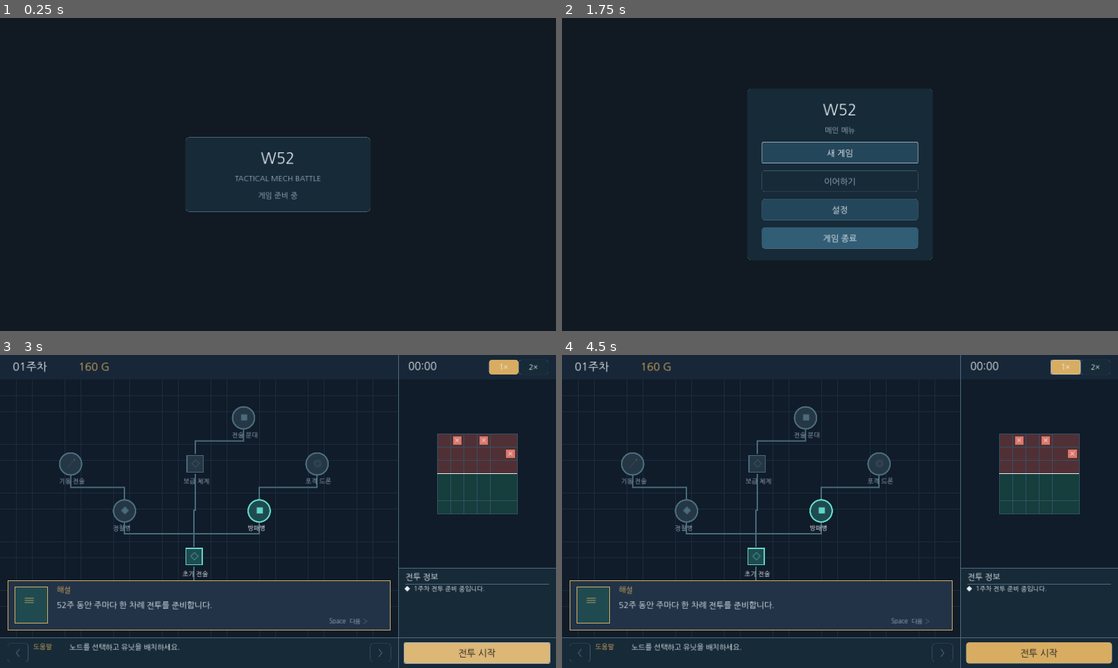
Above: before the commit, frames 1-4 (two rows, left to right).
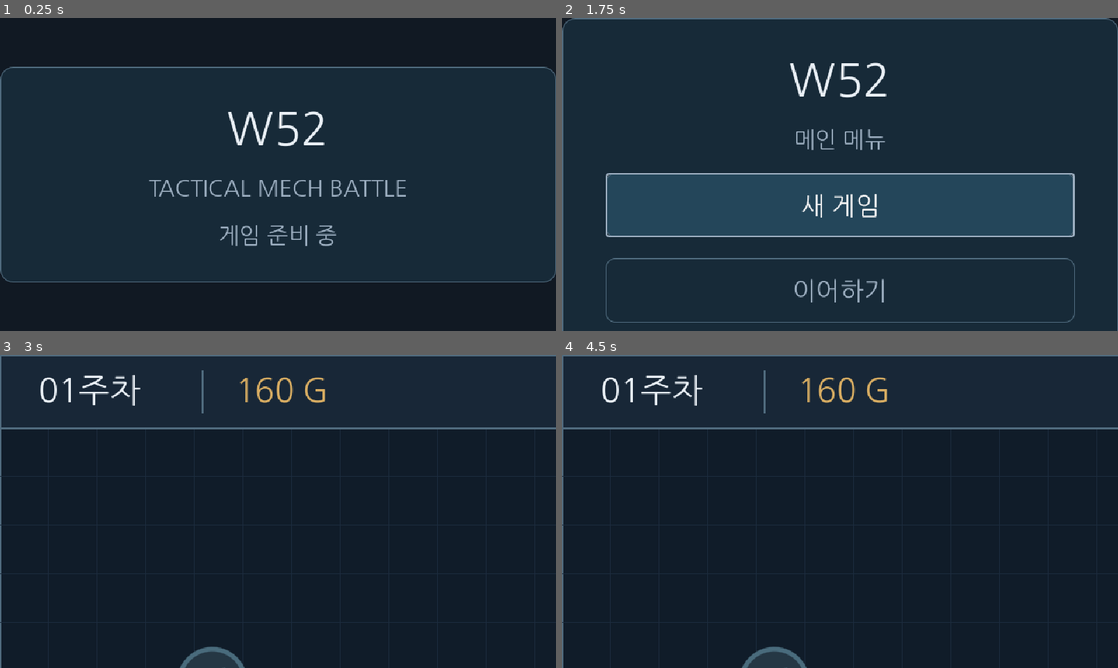
Above: after the commit, the same moments.

Repository: xcliming-svg/w52
Game: Godot game, scene res://main.tscn
Two runs of this game, one before a commit and one after it. Both use one fixed random seed, a clock stepped at 60 frames per second and the inputs below.
Inputs (mouse positions are in pixels of both pictures, inside the frame that each line leads up to):
- Up to frame 1 (0.25 s): no input
- Up to frame 2 (1.75 s): tap Enter at 0.5 s; move the mouse to (962, 158) at 0.52 s; click (962, 158) at 0.67 s; tap Space at 0.77, 1.25 s; drag from (728, 190) to (812, 237) at 1.27 s
- Up to frame 3 (3 s): click "새 게임" at 2 s; click (478, 652) at 2.75 s, where only the run before the commit has a clickable "전투 시작"
- Up to frame 4 (4.5 s): click (1040, 652) at 3.5 s, where only the run before the commit has a clickable "전투 시작"; click (1067, 367) at 4.25 s, where only the run before the commit has a clickable "1×"

The runs differ from the first frame. In frame 1, 3.2% of the frame differs, in the area x 0-100%, y 15-85%; in frame 2, 21%; in frame 3, 22%, in the area x 0-100%, y 0-100%; in frame 4, 22%.

Commit message:
feat(ui): configure 640x360 integer-scaled viewport

Diff:
--- a/project.godot
+++ b/project.godot
@@ -9,14 +9,16 @@
 
 [display]
 
-window/size/viewport_width=1920
-window/size/viewport_height=1080
+window/size/viewport_width=640
+window/size/viewport_height=360
 window/size/window_width_override=1280
 window/size/window_height_override=720
-window/stretch/mode="canvas_items"
+window/stretch/mode="viewport"
 window/stretch/aspect="keep"
+window/stretch/scale_mode="integer"
 
 [rendering]
 
+textures/canvas_textures/default_texture_filter=0
 renderer/rendering_method="gl_compatibility"
 renderer/rendering_method.mobile="gl_compatibility"
